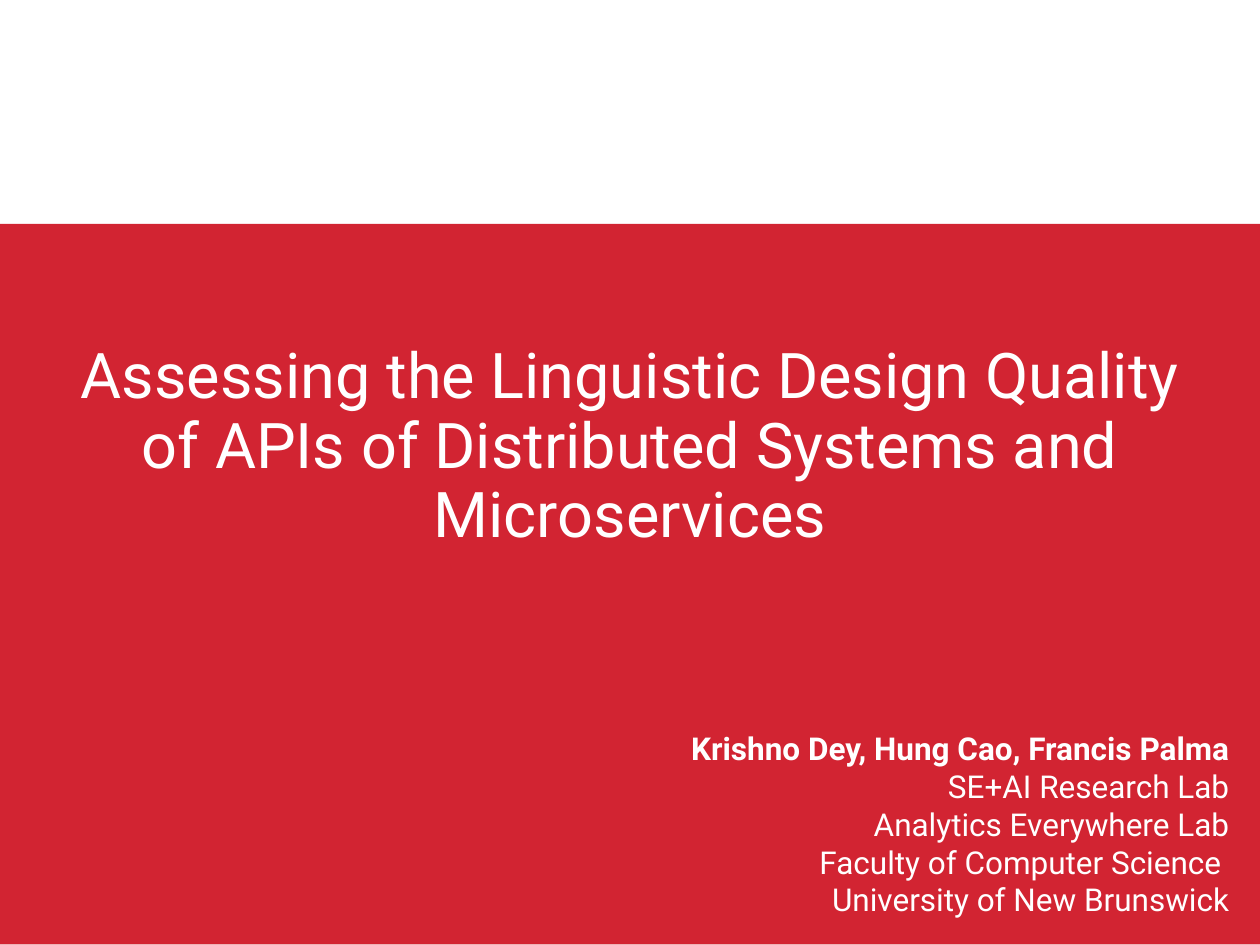
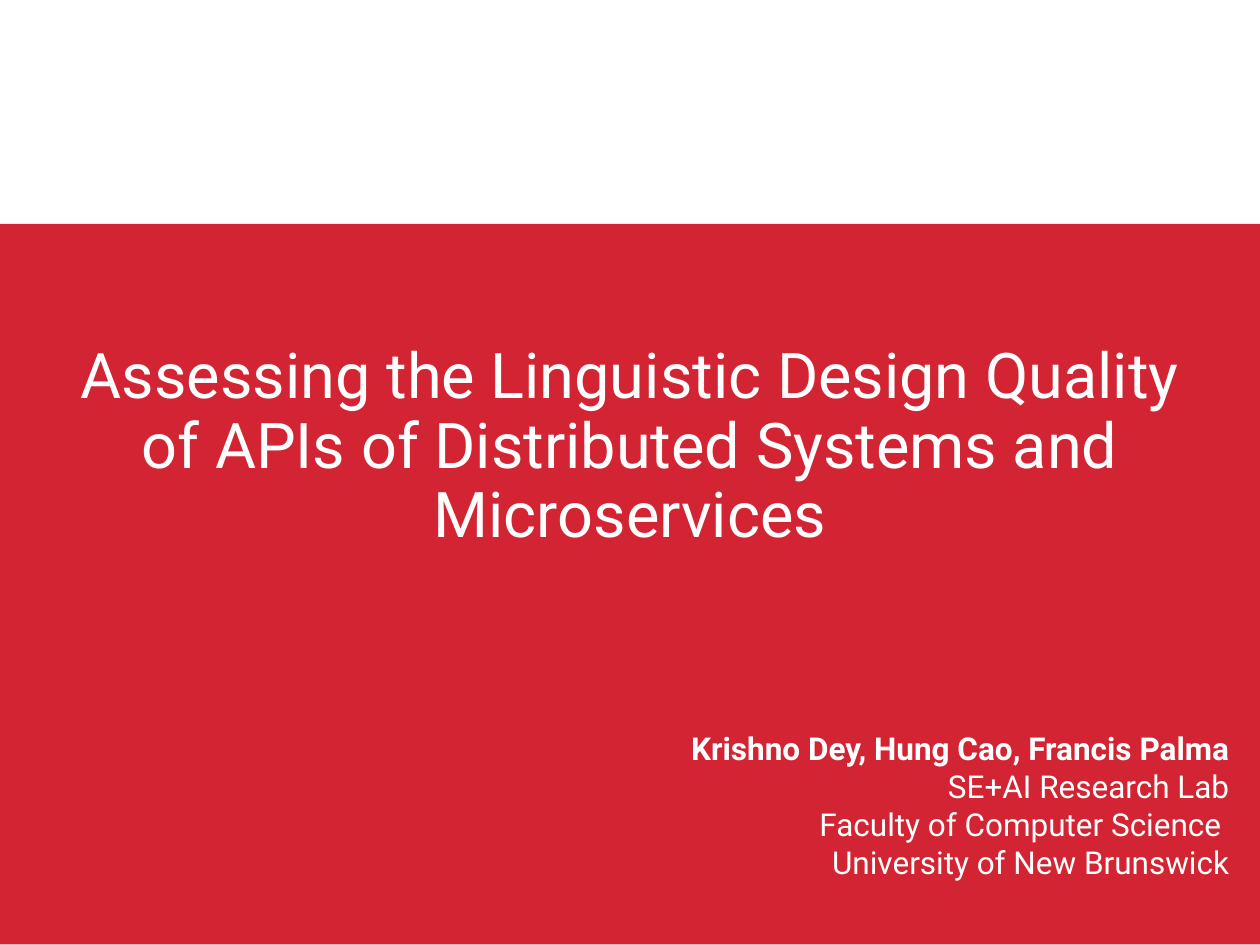
Before and after one commit to krishnodey/API-Quality, a slide deck: slide 1 of Cascon-Resources/Presentation/CASCON-2024.pptx. Drawn at 1260x945 pixels with LibreOffice and Linux fonts; fonts in the diff are those of the drawing; background and template pictures are left out. Boxes give left, top, right and bottom in pixels: in the first picture for what was removed or moved away, otherwise in the second. Text is boxed around its words. In the diff, an @@ line names an element or a change of style, - is before the commit and + after.

```diff
--- a/Cascon-Resources/Presentation/CASCON-2024.pptx
+++ b/Cascon-Resources/Presentation/CASCON-2024.pptx
@@ text at (874,812,1229,843): paragraph removed @@
-Analytics Everywhere Lab
```
Also in this commit, not shown: 9 other slides changed.
